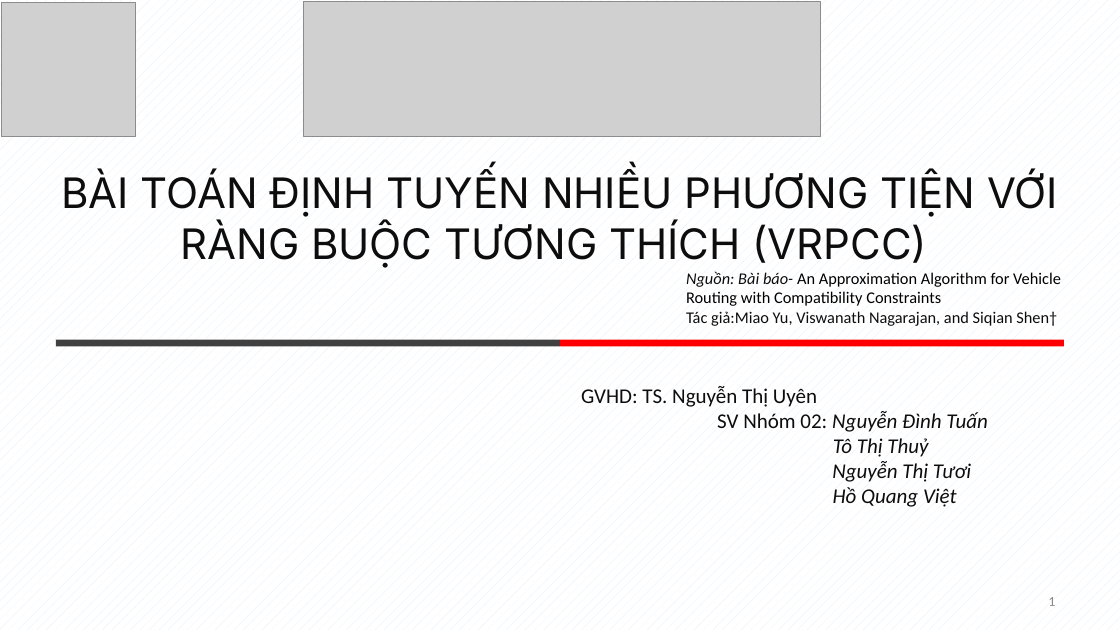
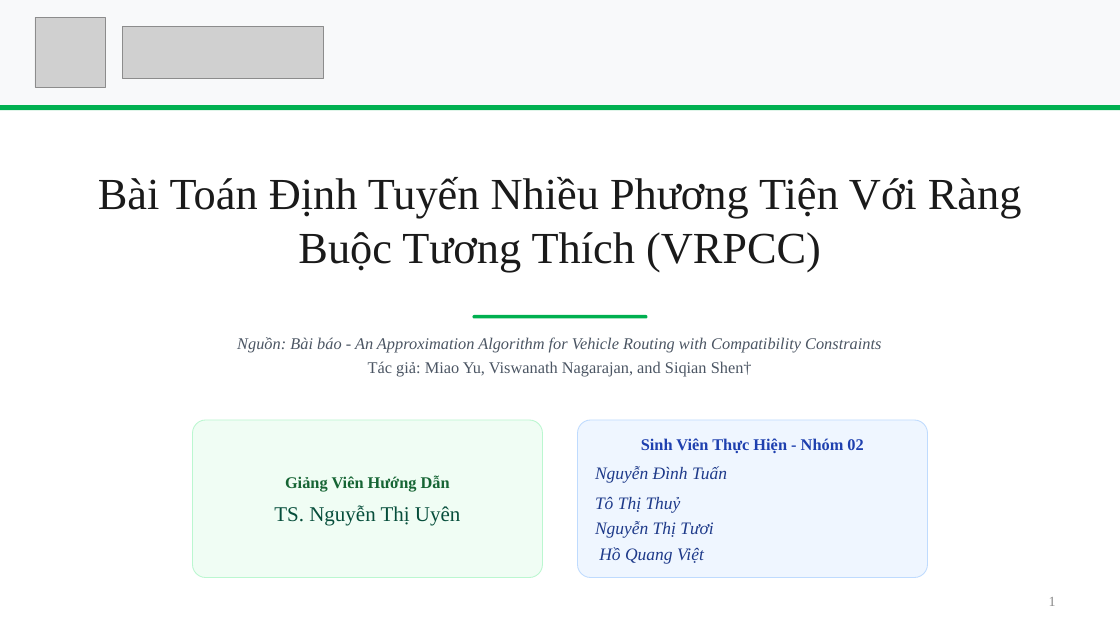
Before and after one commit to tuanxx31/DACTDLGT, a slide deck: slide 1 of baocao.pptx. Drawn at 1120x630 pixels with LibreOffice and Linux fonts; fonts in the diff are those of the drawing; grey boxes stand for pictures; background and template pictures are left out. Boxes give left, top, right and bottom in pixels: in the first picture for what was removed or moved away, otherwise in the second. Text is boxed around its words. In the diff, an @@ line names an element or a change of style, - is before the commit and + after.

```diff
--- a/baocao.pptx
+++ b/baocao.pptx
@@ background pattern #E0EBF6 on #FFFFFF to picture (left out) @@
@@ rectangle added at [0, 0, 1120, 105], fill #F8F9FA @@
@@ picture: place and size @@
-picture at [1, 3, 135, 137]
+picture at [35, 18, 105, 87]
@@ picture: place and size @@
-picture at [303, 2, 821, 136]
+picture at [123, 26, 324, 78]
@@ rectangle added at [0, 105, 1120, 110], fill #00B050 @@
@@ title at [98, 177, 1022, 272]: text changed; size 36 to 38 pt; font Inter to Times New Roman; text colour #0D0D0D to #1A1A1A @@
-BÀI TOÁN ĐỊNH TUYẾN NHIỀU PHƯƠNG TIỆN VỚI RÀNG BUỘC TƯƠNG THÍCH (VRPCC)
+Bài Toán Định Tuyến Nhiều Phương Tiện Với Ràng Buộc Tương Thích (VRPCC)
@@ rounded rectangle added at [472, 315, 647, 318], fill #00B050 @@
@@ line removed from (56, 343) to (560, 343) @@
@@ text "Nguồn: Bài báo - An ..." at [237, 337, 881, 376]: vertical alignment top to middle @@
@@ text at [237, 337, 881, 376]: text changed; font Calibri to Times New Roman; text colour #000000 to #4B5563; italic on @@
-Nguồn: Bài báo- An Approximation Algorithm for Vehicle Routing with Compatibility Constraints
-Tác giả:Miao Yu, Viswanath Nagarajan, and Siqian Shen†
+Nguồn: Bài báo - An Approximation Algorithm for Vehicle Routing with Compatibility Constraints
+Tác giả: Miao Yu, Viswanath Nagarajan, and Siqian Shen†
@@ line removed from (560, 343) to (1065, 343) @@
@@ rounded rectangle added at [192, 420, 543, 578], fill #F0FDF4, outline #BBF7D0 0.75 pt @@
@@ text "Sinh Viên Thực Hiện - ..." at [595, 438, 863, 564]: vertical alignment top to middle @@
@@ text "Sinh Viên Thực Hiện - ...": place and size @@
-text "Sinh Viên Thực Hiện - ..." at [581, 386, 988, 507]
+text "Sinh Viên Thực Hiện - ..." at [595, 438, 863, 564]
@@ rounded rectangle added at [578, 420, 928, 578], fill #EFF6FF, outline #BFDBFE 0.75 pt @@
@@ text at [595, 438, 863, 483]: text changed; size 18 to 14 pt; font Calibri to Times New Roman; text colour #0D0D0D to #1E40AF; bold on @@
-GVHD: TS. Nguyễn Thị Uyên
-SV Nhóm 02: Nguyễn Đình Tuấn
+Sinh Viên Thực Hiện - Nhóm 02
+Nguyễn Đình Tuấn
@@ text added at [274, 475, 460, 526], 14 pt, text #166534, bold @@
+Giảng Viên Hướng Dẫn
+TS. Nguyễn Thị Uyên
@@ text at [595, 497, 713, 564]: size 18 to 15 pt, font Calibri to Times New Roman, text colour #0D0D0D to #1E3A8A in "Tô Thị Thuỷ", "Nguyễn Thị Tươi", "Hồ Quang Việt"; alignment centre to left; more space between paragraphs @@
@@ page number at [1049, 597, 1056, 606]: font Calibri to Times New Roman, text colour #8C8C8C to #888888 @@
```
Also in this commit, not shown: 17 other slides changed, 4 slides added, 1 slide removed.
